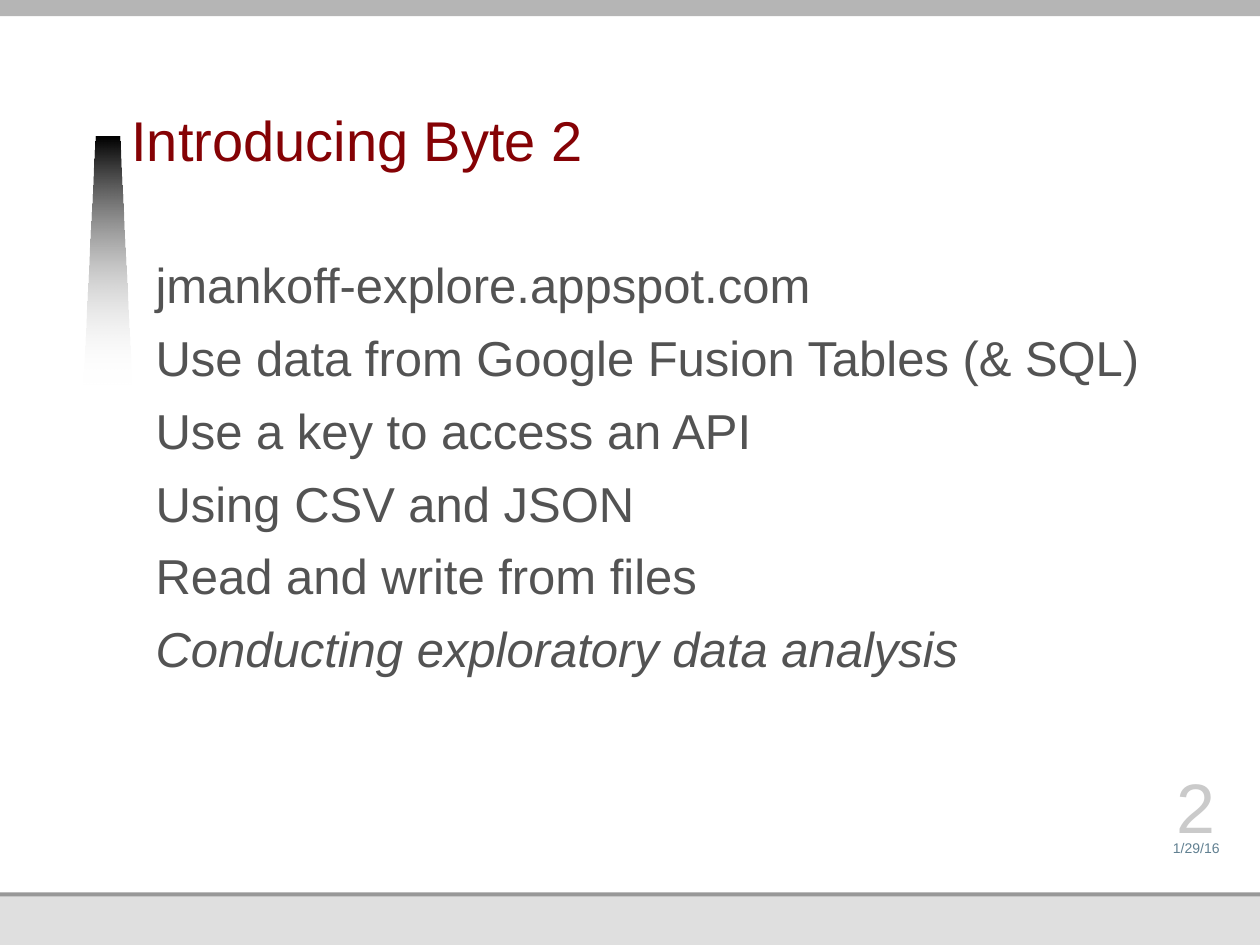
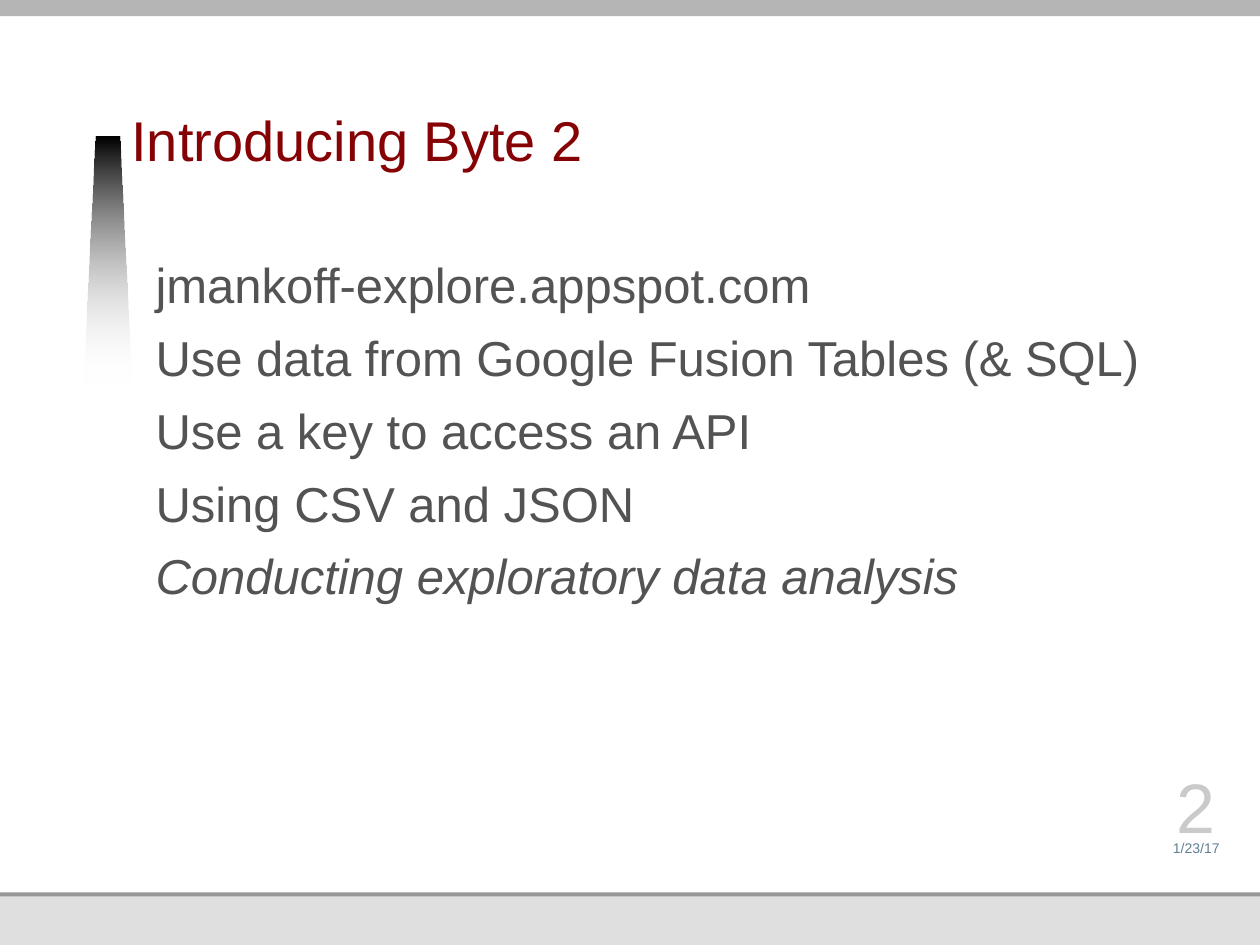
Before and after one commit to jmankoff/data, a slide deck: slide 2 of Lectures/Byte 2 Explore.pptx. Drawn at 1260x945 pixels with LibreOffice and Linux fonts; fonts in the diff are those of the drawing; background and template pictures are left out. Boxes give left, top, right and bottom in pixels: in the first picture for what was removed or moved away, otherwise in the second. Text is boxed around its words. In the diff, an @@ line names an element or a change of style, - is before the commit and + after.

Commit message:
Modified Byte 2 slides to reflect changes to the assignment.

```diff
--- a/Lectures/Byte 2 Explore.pptx
+++ b/Lectures/Byte 2 Explore.pptx
@@ text at (156, 558, 697, 595): paragraph removed @@
-Read and write from files
@@ text at (1173, 843, 1220, 853): text changed @@
-1/29/16
+1/23/17
```
Also in this commit, not shown: 10 other slides changed, 1 slide added, 18 slides removed.
